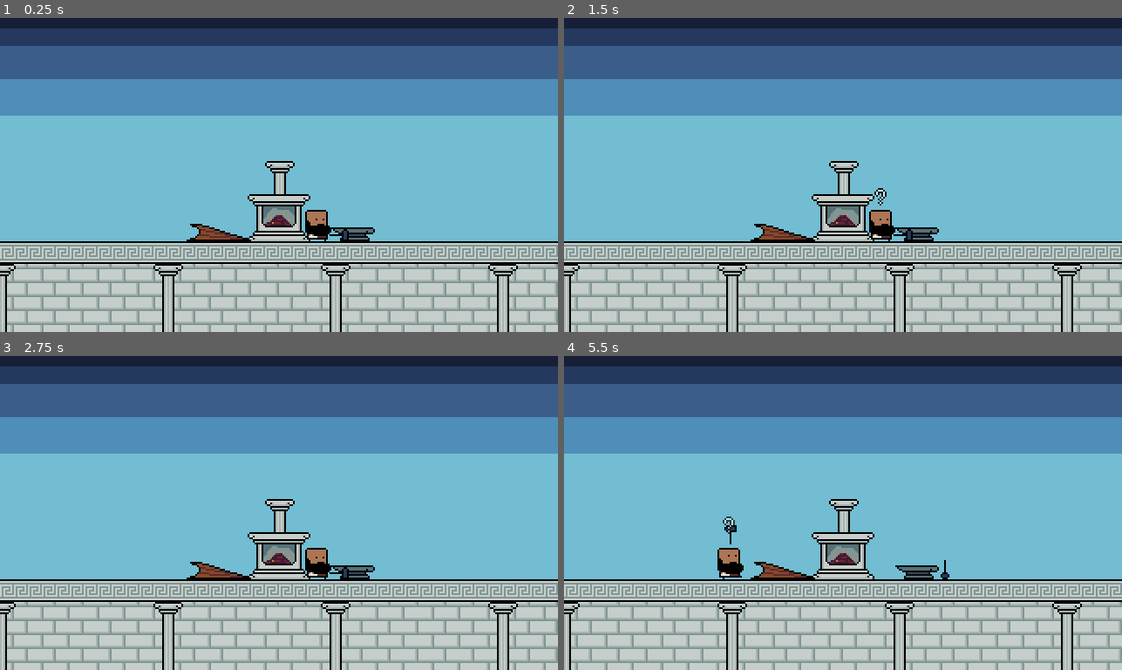
Above: before the commit, frames 1-4 (two rows, left to right).
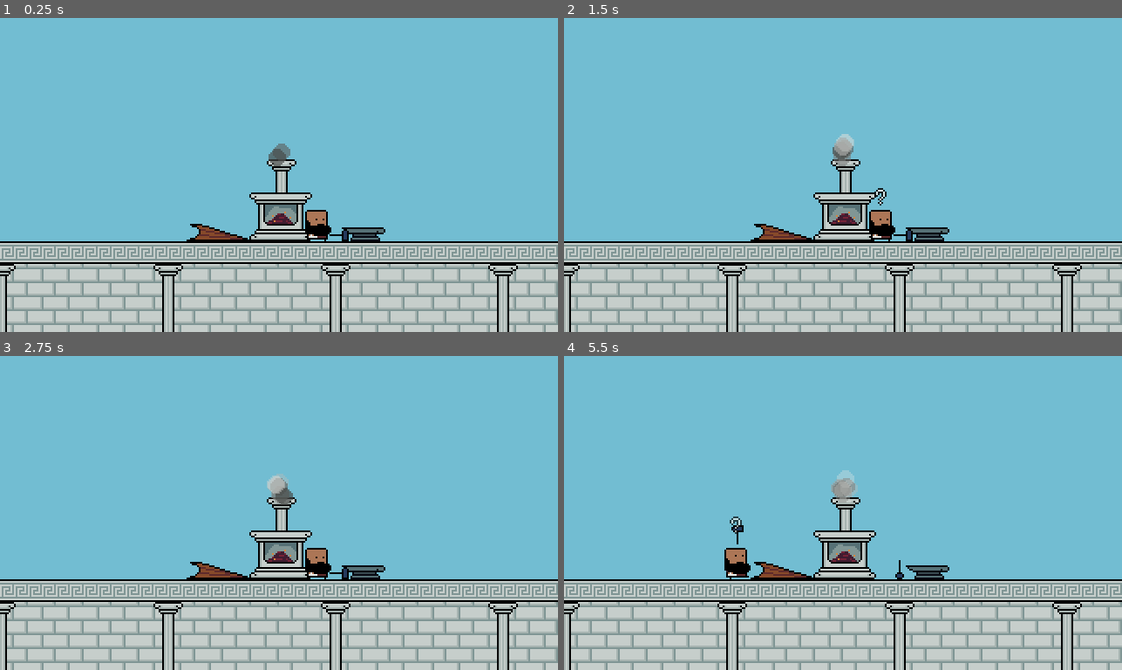
Above: after the commit, the same moments.

Repository: dmitriy-shmilo/secret-santa-2021
Game: Godot game, scene res://game_screen/game_screen.tscn
Two runs of this game, one before a commit and one after it. Both use one fixed random seed, a clock stepped at 60 frames per second and the inputs below.
Inputs (mouse positions are in pixels of both pictures, inside the frame that each line leads up to):
- Up to frame 1 (0.25 s): no input
- Up to frame 2 (1.5 s): tap Enter at 0.5 s; move the mouse to (965, 159) at 0.52 s; hold D (right) 0.53-1.28 s; click (965, 159) at 0.67 s; move the mouse to (731, 190) at 1.27 s; hold S (down) from 1.28 s (still down)
- Up to frame 3 (2.75 s): move the mouse to (334, 443) at 2.02 s; release S (down) at 2.03 s; hold D (right) from 2.03 s (still down)
- Up to frame 4 (5.5 s): move the mouse to (815, 575) at 2.77 s; release D (right) at 2.78 s; hold W (up) 2.78-3.53 s; click (815, 575) at 2.92 s; move the mouse to (1010, 560) at 3.52 s; hold A (left) 3.53-5.03 s; move the mouse to (675, 465) at 4.27 s; move the mouse to (870, 513) at 5.02 s; hold S (down) from 5.03 s (still down); click (870, 513) at 5.17 s

The runs differ from the first frame. In frame 1, 33% of the frame differs, in the area x 0-100%, y 0-72%; in frame 2, 33%; in frame 3, 33%; in frame 4, 33%.

Commit message:
Forge and smoke particles.

Diff:
--- /dev/null
+++ b/src/game_screen/forge.gd
@@ -0,0 +1,2 @@
+extends Sprite
+class_name Forge
--- /dev/null
+++ b/src/game_screen/forge.tscn
@@ -0,0 +1,23 @@
+[gd_scene load_steps=5 format=2]
+
+[ext_resource path="res://assets/objects.png" type="Texture" id=1]
+[ext_resource path="res://game_screen/forge.gd" type="Script" id=2]
+[ext_resource path="res://assets/particles.png" type="Texture" id=3]
+
+[sub_resource type="Gradient" id=1]
+colors = PoolColorArray( 0.2112, 0.22, 0.216773, 0.713726, 1, 1, 1, 0.321569 )
+
+[node name="Forge" type="Sprite"]
+texture = ExtResource( 1 )
+offset = Vector2( 0, -24 )
+region_enabled = true
+region_rect = Rect2( 0, 64, 48, 48 )
+script = ExtResource( 2 )
+
+[node name="Smoke" type="CPUParticles2D" parent="."]
+position = Vector2( 0, -50 )
+texture = ExtResource( 3 )
+emission_shape = 1
+emission_sphere_radius = 3.0
+gravity = Vector2( 0, -10 )
+color_ramp = SubResource( 1 )
--- a/src/game_screen/game_screen.tscn
+++ b/src/game_screen/game_screen.tscn
@@ -6,6 +6,7 @@
 [ext_resource path="res://assets/interior.png" type="Texture" id=4]
 [ext_resource path="res://game_screen/anvil.tscn" type="PackedScene" id=5]
 [ext_resource path="res://game_screen/bellows.tscn" type="PackedScene" id=6]
+[ext_resource path="res://game_screen/forge.tscn" type="PackedScene" id=7]
 
 [node name="GameScreen" type="Node2D"]
 script = ExtResource( 1 )
@@ -66,7 +67,7 @@
 position = Vector2( 190, 128 )
 
 [node name="BellowsSlot" type="Node2D" parent="."]
-position = Vector2( 103, 128 )
+position = Vector2( 107, 128 )
 
 [node name="Interior" type="Sprite" parent="."]
 texture = ExtResource( 4 )
@@ -77,6 +78,9 @@
 
 [node name="Anvil" parent="." instance=ExtResource( 5 )]
 
+[node name="Forge" parent="." instance=ExtResource( 7 )]
+position = Vector2( 161, 128 )
+
 [node name="Character" parent="." instance=ExtResource( 3 )]
 position = Vector2( 190, 128 )
 
--- a/src/project.godot
+++ b/src/project.godot
@@ -34,6 +34,11 @@
 "language": "GDScript",
 "path": "res://ui/fader.gd"
 }, {
+"base": "Sprite",
+"class": "Forge",
+"language": "GDScript",
+"path": "res://game_screen/forge.gd"
+}, {
 "base": "Button",
 "class": "KeyBindingButton",
 "language": "GDScript",
@@ -60,6 +65,7 @@
 "Character": "",
 "CreditsScene": "",
 "Fader": "",
+"Forge": "",
 "KeyBindingButton": "",
 "SettingsScene": "",
 "TitleScene": "",
Binary file changed: src/assets/interior.aseprite
Binary file changed: src/assets/interior.png
Binary file changed: src/assets/objects.png
Binary file added: src/assets/particles.png
Not shown: 1 places in src/game_screen/game_screen.tscn that only renumber resources
Not shown, changed: art/objects.aseprite
Not shown, added: art/particles.aseprite
